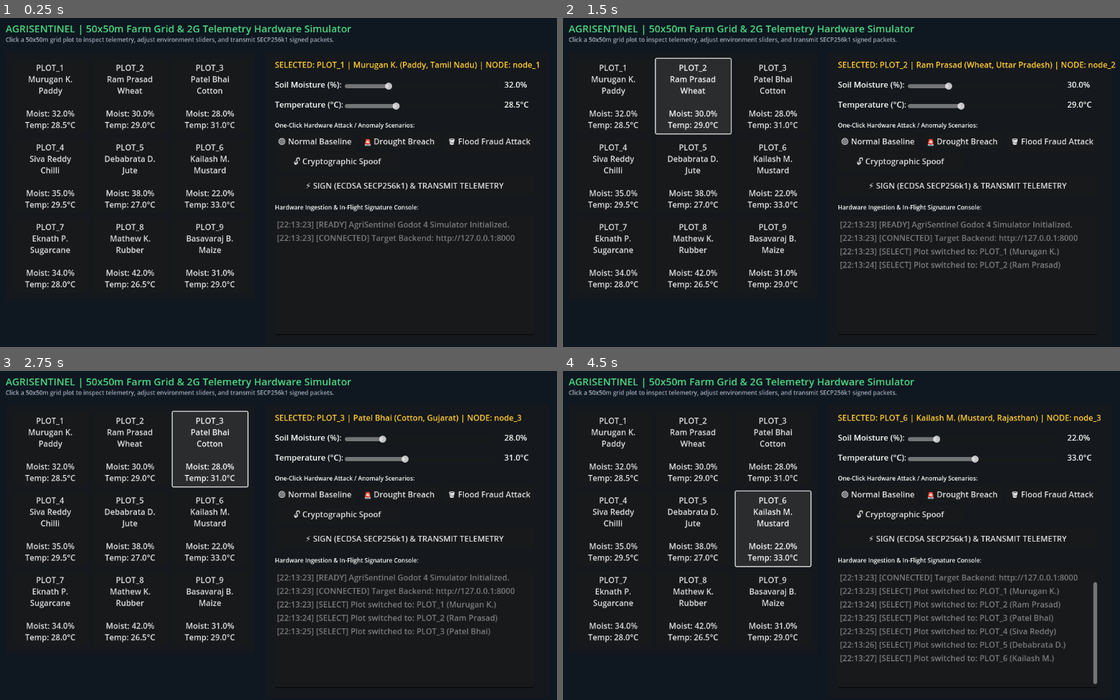
Above: before the commit, frames 1-4 (two rows, left to right).
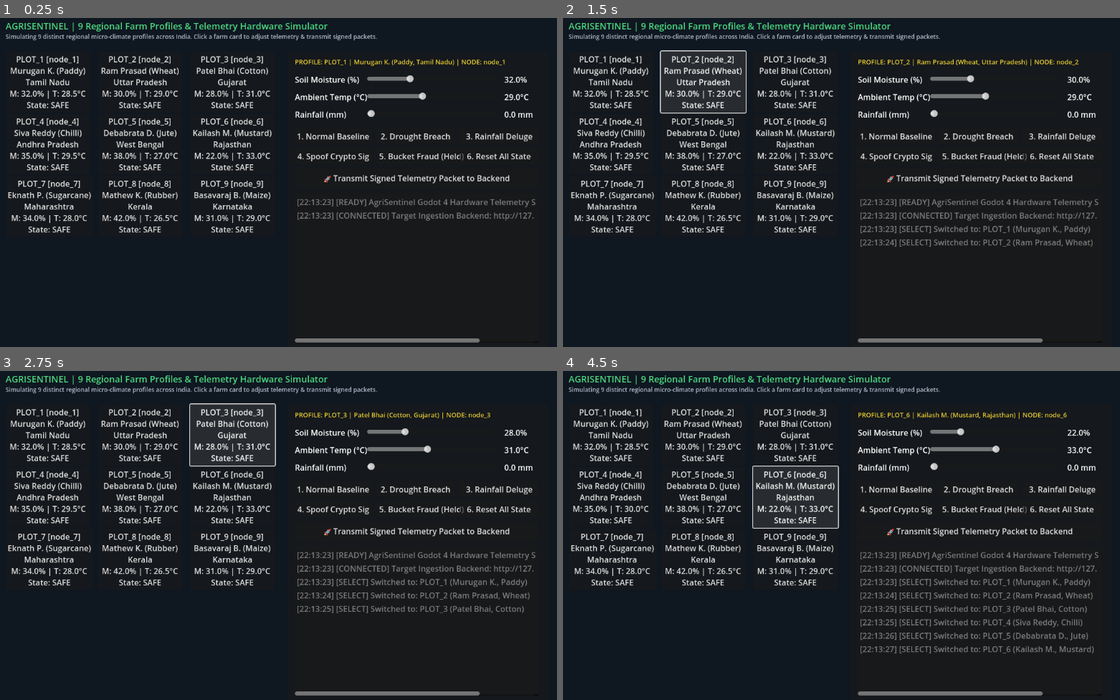
Above: after the commit, the same moments.

Repository: Thishanth-T/Agrisentinel
Game: Godot game, scene res://Main.tscn
Two runs of this game, one before a commit and one after it. Both use one fixed random seed, a clock stepped at 60 frames per second and the inputs below.
Inputs (mouse positions are in pixels of both pictures, inside the frame that each line leads up to):
- Up to frame 1 (0.25 s): no input
- Up to frame 2 (1.5 s): click (613, 80) at 0.5 s, where only the run after the commit has a clickable "PLOT_1 [node_1] Murugan K. (P…"; click (702, 80) at 1.25 s, where only the run after the commit has a clickable "PLOT_2 [node_2] Ram Prasad (W…"
- Up to frame 3 (2.75 s): click (233, 433) at 2 s, where only the run after the commit has a clickable "PLOT_3 [node_3] Patel Bhai (C…"
- Up to frame 4 (4.5 s): click (613, 496) at 2.75 s, where only the run after the commit has a clickable "PLOT_4 [node_4] Siva Reddy (C…"; click (702, 496) at 3.5 s, where only the run after the commit has a clickable "PLOT_5 [node_5] Debabrata D. …"; click (796, 496) at 4.25 s, where only the run after the commit has a clickable "PLOT_6 [node_6] Kailash M. (M…"

The runs differ from the first frame. In frame 1, 16% of the frame differs, in the area x 1-97%, y 1-99%; in frame 2, 18%; in frame 3, 19%; in frame 4, 21%.

Commit message:
Finalize prototype: security fixes, unit tests, config loading, demo scripts, and cleanup of compiled cache files

Diff:
--- a/godot_simulator/Main.gd
+++ b/godot_simulator/Main.gd
@@ -4,49 +4,28 @@
 #
 # INSTRUCTIONS TO RUN IN GODOT 4:
 # ------------------------------------------------------------------------------
-# 1. Open Godot 4 (4.0 / 4.1 / 4.2 / 4.3).
-# 2. In your Project, create a new 2D Scene:
-#    - In the Scene dock on the left, click "2D Scene" (creates a Node2D).
-#    - Rename the root node to "Main" (optional).
-#    - Save the scene (e.g., res://Main.tscn).
-# 3. Attach this script:
-#    - Select the root Node2D.
-#    - In the Inspector, click the Script property -> "Load" -> select this Main.gd.
-# 4. Ensure your AgriSentinel FastAPI backend is running:
-#    - Command: python -m uvicorn backend:app --host 127.0.0.1 --port 8000 --reload
-# 5. Press F6 (Play Current Scene) or F5.
-# 6. Interact with the 50x50m farm grid, adjust sliders, trigger drought payouts,
-#    or test physical tamper and cryptographic spoofing attacks directly from Godot!
+# 1. Open Godot 4.
+# 2. Open project in d:/agri sentinels/godot_simulator (or root project).
+# 3. Press F5 or F6 to run Main.tscn.
+# 4. Interact with the 9 regional farm profiles across India.
+# 5. Test valid telemetry, physical divergence holds, and cryptographic rejection.
 # ==============================================================================
 
 extends Node2D
 
 const BACKEND_URL = "http://127.0.0.1:8000"
 
-# Pre-seeded SECP256k1 keys for simulated nodes
-const NODE_KEYS = {
-	"node_1": {
-		"vk": "04b50c128ff0b1a0f9687e35aa19842f778a4869c9b466184a1d48c0a87a8a25c114e9f7833076ecf258a36021200be649f807be1778c8531ebcd7ff514120ec0e"
-	},
-	"node_2": {
-		"vk": "04936d97e84bf60eb80f08a478cbef2c7a363a033ebf61a153d9e84cc22a571ea0e051c91ffec94978be7b3d30b1bc01d14e9411963f2d2ee5fc30689b6b77df83"
-	},
-	"node_3": {
-		"vk": "0450863ad64a87ae8a2fe83c1af1a8403cb53f53e486d8511dad8a04887e5b23522cd470243453a299fa9e77237716103abc11a1df38855ed6f2ee187e9c582ba6"
-	}
-}
-
-# 3x3 Simulated Grid Data
+# 9 Authoritative Regional Farm Profiles matching the Python backend registry
 var plots = [
 	{"id": "plot_1", "node": "node_1", "name": "Murugan K.", "state": "Tamil Nadu", "crop": "Paddy", "moisture": 32.0, "temp": 28.5, "status": "SAFE"},
 	{"id": "plot_2", "node": "node_2", "name": "Ram Prasad", "state": "Uttar Pradesh", "crop": "Wheat", "moisture": 30.0, "temp": 29.0, "status": "SAFE"},
 	{"id": "plot_3", "node": "node_3", "name": "Patel Bhai", "state": "Gujarat", "crop": "Cotton", "moisture": 28.0, "temp": 31.0, "status": "SAFE"},
-	{"id": "plot_4", "node": "node_1", "name": "Siva Reddy", "state": "Andhra Pradesh", "crop": "Chilli", "moisture": 35.0, "temp": 29.5, "status": "SAFE"},
-	{"id": "plot_5", "node": "node_2", "name": "Debabrata D.", "state": "West Bengal", "crop": "Jute", "moisture": 38.0, "temp": 27.0, "status": "SAFE"},
-	{"id": "plot_6", "node": "node_3", "name": "Kailash M.", "state": "Rajasthan", "crop": "Mustard", "moisture": 22.0, "temp": 33.0, "status": "SAFE"},
-	{"id": "plot_7", "node": "node_1", "name": "Eknath P.", "state": "Maharashtra", "crop": "Sugarcane", "moisture": 34.0, "temp": 28.0, "status": "SAFE"},
-	{"id": "plot_8", "node": "node_2", "name": "Mathew K.", "state": "Kerala", "crop": "Rubber", "moisture": 42.0, "temp": 26.5, "status": "SAFE"},
-	{"id": "plot_9", "node": "node_3", "name": "Basavaraj B.", "state": "Karnataka", "crop": "Maize", "moisture": 31.0, "temp": 29.0, "status": "SAFE"}
+	{"id": "plot_4", "node": "node_4", "name": "Siva Reddy", "state": "Andhra Pradesh", "crop": "Chilli", "moisture": 35.0, "temp": 29.5, "status": "SAFE"},
+	{"id": "plot_5", "node": "node_5", "name": "Debabrata D.", "state": "West Bengal", "crop": "Jute", "moisture": 38.0, "temp": 27.0, "status": "SAFE"},
+	{"id": "plot_6", "node": "node_6", "name": "Kailash M.", "state": "Rajasthan", "crop": "Mustard", "moisture": 22.0, "temp": 33.0, "status": "SAFE"},
+	{"id": "plot_7", "node": "node_7", "name": "Eknath P.", "state": "Maharashtra", "crop": "Sugarcane", "moisture": 34.0, "temp": 28.0, "status": "SAFE"},
+	{"id": "plot_8", "node": "node_8", "name": "Mathew K.", "state": "Kerala", "crop": "Rubber", "moisture": 42.0, "temp": 26.5, "status": "SAFE"},
+	{"id": "plot_9", "node": "node_9", "name": "Basavaraj B.", "state": "Karnataka", "crop": "Maize", "moisture": 31.0, "temp": 29.0, "status": "SAFE"}
 ]
 
 var selected_plot_index: int = 0
@@ -55,24 +34,25 @@
 # HTTP Request Nodes
 var http_signer: HTTPRequest
 var http_sender: HTTPRequest
-
-# UI Nodes
-var ui_container: Control
+var sync_timer: Timer
+
+# UI Elements
 var plot_buttons: Array = []
 var label_selected: Label
 var slider_moisture: HSlider
 var label_moisture_val: Label
 var slider_temp: HSlider
 var label_temp_val: Label
+var slider_rain: HSlider
+var label_rain_val: Label
 var log_text: TextEdit
-var status_pill: Label
 
 func _ready():
 	_setup_http()
 	_build_ui()
 	_update_selected_ui()
-	_log("[READY] AgriSentinel Godot 4 Simulator Initialized.")
-	_log("[CONNECTED] Target Backend: " + BACKEND_URL)
+	_log("[READY] AgriSentinel Godot 4 Hardware Telemetry Simulator Initialized.")
+	_log("[CONNECTED] Target Ingestion Backend: " + BACKEND_URL)
 
 func _setup_http():
 	http_signer = HTTPRequest.new()
@@ -83,159 +63,171 @@
 	add_child(http_sender)
 	http_sender.request_completed.connect(_on_sender_completed)
 
+	sync_timer = Timer.new()
+	sync_timer.wait_time = 3.0
+	sync_timer.autostart = true
+	add_child(sync_timer)
+	sync_timer.timeout.connect(_on_sync_timer)
+
 func _build_ui():
-	# Background Canvas
 	var bg = ColorRect.new()
-	bg.size = Vector2(1150, 700)
+	bg.size = Vector2(1150, 720)
 	bg.color = Color(0.06, 0.09, 0.13, 1.0)
 	add_child(bg)
 
-	ui_container = Control.new()
-	ui_container.size = Vector2(1150, 700)
-	add_child(ui_container)
-
-	# Title Banner
 	var title = Label.new()
-	title.text = "AGRISENTINEL | 50x50m Farm Grid & 2G Telemetry Hardware Simulator"
-	title.position = Vector2(30, 20)
-	title.add_theme_font_size_override("font_size", 20)
+	title.text = "AGRISENTINEL | 9 Regional Farm Profiles & Telemetry Hardware Simulator"
+	title.position = Vector2(30, 16)
+	title.add_theme_font_size_override("font_size", 18)
 	title.add_theme_color_override("font_color", Color(0.3, 0.85, 0.5, 1.0))
-	ui_container.add_child(title)
+	add_child(title)
 
 	var subtitle = Label.new()
-	subtitle.text = "Click a 50x50m grid plot to inspect telemetry, adjust environment sliders, and transmit SECP256k1 signed packets."
-	subtitle.position = Vector2(30, 48)
+	subtitle.text = "Simulating 9 distinct regional micro-climate profiles across India. Click a farm card to adjust telemetry & transmit signed packets."
+	subtitle.position = Vector2(30, 42)
 	subtitle.add_theme_font_size_override("font_size", 12)
-	subtitle.add_theme_color_override("font_color", Color(0.7, 0.75, 0.8, 0.9))
-	ui_container.add_child(subtitle)
-
-	# 3x3 Farm Grid Container
-	var grid_panel = Panel.new()
-	grid_panel.position = Vector2(30, 80)
-	grid_panel.size = Vector2(500, 500)
-	ui_container.add_child(grid_panel)
-
+	subtitle.add_theme_color_override("font_color", Color(0.7, 0.75, 0.8, 1.0))
+	add_child(subtitle)
+
+	# 3x3 Grid of Farm Profile Buttons
 	for i in range(plots.size()):
-		var p = plots[i]
 		var col = i % 3
-		var row = i / 3
+		var row = int(i / 3)
 		var btn = Button.new()
-		btn.position = Vector2(15 + col * 160, 15 + row * 160)
-		btn.size = Vector2(150, 150)
-		btn.text = "%s\n%s\n%s\n\nMoist: %.1f%%\nTemp: %.1f°C" % [p["id"].to_upper(), p["name"], p["crop"], p["moisture"], p["temp"]]
-		btn.alignment = HORIZONTAL_ALIGNMENT_CENTER
-		var idx = i
-		btn.pressed.connect(func(): _on_plot_clicked(idx))
-		grid_panel.add_child(btn)
+		btn.size = Vector2(170, 115)
+		btn.position = Vector2(30 + col * 185, 80 + row * 125)
+		btn.pressed.connect(_on_plot_clicked.bind(i))
+		add_child(btn)
 		plot_buttons.append(btn)
-
-	# Right Controls Panel
+		_refresh_plot_button(i)
+
+	# Right-hand Control Panel
 	var ctrl_panel = Panel.new()
-	ctrl_panel.position = Vector2(550, 80)
-	ctrl_panel.size = Vector2(570, 590)
-	ui_container.add_child(ctrl_panel)
+	ctrl_panel.position = Vector2(595, 80)
+	ctrl_panel.size = Vector2(525, 600)
+	add_child(ctrl_panel)
 
 	label_selected = Label.new()
-	label_selected.position = Vector2(20, 15)
-	label_selected.add_theme_font_size_override("font_size", 16)
-	label_selected.add_theme_color_override("font_color", Color(1.0, 0.8, 0.2, 1.0))
+	label_selected.position = Vector2(15, 12)
+	label_selected.add_theme_font_size_override("font_size", 13)
+	label_selected.add_theme_color_override("font_color", Color(0.9, 0.8, 0.2, 1.0))
 	ctrl_panel.add_child(label_selected)
 
-	# Moisture Controls
-	var lbl_m = Label.new()
-	lbl_m.text = "Soil Moisture (%):"
-	lbl_m.position = Vector2(20, 55)
-	ctrl_panel.add_child(lbl_m)
+	# Moisture Slider
+	var l_moist = Label.new()
+	l_moist.text = "Soil Moisture (%)"
+	l_moist.position = Vector2(15, 45)
+	ctrl_panel.add_child(l_moist)
 
 	slider_moisture = HSlider.new()
-	slider_moisture.position = Vector2(160, 60)
-	slider_moisture.size = Vector2(300, 20)
-	slider_moisture.min_value = 5.0
+	slider_moisture.position = Vector2(160, 45)
+	slider_moisture.size = Vector2(260, 20)
+	slider_moisture.min_value = 0.0
 	slider_moisture.max_value = 100.0
-	slider_moisture.step = 0.5
 	slider_moisture.value = 32.0
 	slider_moisture.value_changed.connect(_on_moisture_changed)
 	ctrl_panel.add_child(slider_moisture)
 
 	label_moisture_val = Label.new()
+	label_moisture_val.position = Vector2(435, 45)
 	label_moisture_val.text = "32.0%"
-	label_moisture_val.position = Vector2(480, 55)
 	ctrl_panel.add_child(label_moisture_val)
 
-	# Temperature Controls
-	var lbl_t = Label.new()
-	lbl_t.text = "Temperature (°C):"
-	lbl_t.position = Vector2(20, 95)
-	ctrl_panel.add_child(lbl_t)
+	# Temperature Slider
+	var l_temp = Label.new()
+	l_temp.text = "Ambient Temp (°C)"
+	l_temp.position = Vector2(15, 80)
+	ctrl_panel.add_child(l_temp)
 
 	slider_temp = HSlider.new()
-	slider_temp.position = Vector2(160, 100)
-	slider_temp.size = Vector2(300, 20)
-	slider_temp.min_value = 15.0
+	slider_temp.position = Vector2(160, 80)
+	slider_temp.size = Vector2(260, 20)
+	slider_temp.min_value = 10.0
 	slider_temp.max_value = 55.0
-	slider_temp.step = 0.5
 	slider_temp.value = 28.5
 	slider_temp.value_changed.connect(_on_temp_changed)
 	ctrl_panel.add_child(slider_temp)
 
 	label_temp_val = Label.new()
+	label_temp_val.position = Vector2(435, 80)
 	label_temp_val.text = "28.5°C"
-	label_temp_val.position = Vector2(480, 95)
 	ctrl_panel.add_child(label_temp_val)
 
-	# Scenario Buttons Row
-	var scn_lbl = Label.new()
-	scn_lbl.text = "One-Click Hardware Attack / Anomaly Scenarios:"
-	scn_lbl.position = Vector2(20, 140)
-	scn_lbl.add_theme_font_size_override("font_size", 12)
-	ctrl_panel.add_child(scn_lbl)
-
+	# Rainfall Slider
+	var l_rain = Label.new()
+	l_rain.text = "Rainfall (mm)"
+	l_rain.position = Vector2(15, 115)
+	ctrl_panel.add_child(l_rain)
+
+	slider_rain = HSlider.new()
+	slider_rain.position = Vector2(160, 115)
+	slider_rain.size = Vector2(260, 20)
+	slider_rain.min_value = 0.0
+	slider_rain.max_value = 150.0
+	slider_rain.value = 0.0
+	slider_rain.value_changed.connect(_on_rain_changed)
+	ctrl_panel.add_child(slider_rain)
+
+	label_rain_val = Label.new()
+	label_rain_val.position = Vector2(435, 115)
+	label_rain_val.text = "0.0 mm"
+	ctrl_panel.add_child(label_rain_val)
+
+	# Preset Test Scenario Buttons
 	var btn_normal = Button.new()
-	btn_normal.text = "🟢 Normal Baseline"
-	btn_normal.position = Vector2(20, 165)
-	btn_normal.size = Vector2(160, 32)
-	btn_normal.pressed.connect(func(): _load_scenario(32.0, 28.5, false))
+	btn_normal.text = "1. Normal Baseline"
+	btn_normal.position = Vector2(15, 155)
+	btn_normal.size = Vector2(155, 30)
+	btn_normal.pressed.connect(_load_scenario.bind(32.0, 28.5, 0.0, false))
 	ctrl_panel.add_child(btn_normal)
 
 	var btn_drought = Button.new()
-	btn_drought.text = "🚨 Drought Breach"
-	btn_drought.position = Vector2(190, 165)
-	btn_drought.size = Vector2(160, 32)
-	btn_drought.pressed.connect(func(): _load_scenario(11.5, 43.5, false))
+	btn_drought.text = "2. Drought Breach"
+	btn_drought.position = Vector2(180, 155)
+	btn_drought.size = Vector2(155, 30)
+	btn_drought.pressed.connect(_load_scenario.bind(12.0, 42.0, 0.0, false))
 	ctrl_panel.add_child(btn_drought)
 
-	var btn_tamper = Button.new()
-	btn_tamper.text = "🪣 Flood Fraud Attack"
-	btn_tamper.position = Vector2(360, 165)
-	btn_tamper.size = Vector2(180, 32)
-	btn_tamper.pressed.connect(func(): _load_scenario(96.0, 27.0, false))
-	ctrl_panel.add_child(btn_tamper)
-
-	var btn_spoof = Button.new()
-	btn_spoof.text = "🔓 Cryptographic Spoof"
-	btn_spoof.position = Vector2(20, 205)
-	btn_spoof.size = Vector2(250, 32)
-	btn_spoof.pressed.connect(func(): _load_scenario(8.0, 48.0, true))
-	ctrl_panel.add_child(btn_spoof)
+	var btn_deluge = Button.new()
+	btn_deluge.text = "3. Rainfall Deluge"
+	btn_deluge.position = Vector2(345, 155)
+	btn_deluge.size = Vector2(160, 30)
+	btn_deluge.pressed.connect(_load_scenario.bind(85.0, 24.0, 85.0, false))
+	ctrl_panel.add_child(btn_deluge)
+
+	var btn_tamper_crypto = Button.new()
+	btn_tamper_crypto.text = "4. Spoof Crypto Sig"
+	btn_tamper_crypto.position = Vector2(15, 195)
+	btn_tamper_crypto.size = Vector2(155, 30)
+	btn_tamper_crypto.pressed.connect(_load_scenario.bind(11.5, 41.0, 0.0, true))
+	ctrl_panel.add_child(btn_tamper_crypto)
+
+	var btn_tamper_bucket = Button.new()
+	btn_tamper_bucket.text = "5. Bucket Fraud (Held)"
+	btn_tamper_bucket.position = Vector2(180, 195)
+	btn_tamper_bucket.size = Vector2(155, 30)
+	btn_tamper_bucket.pressed.connect(_load_scenario.bind(92.0, 31.0, 0.0, false))
+	ctrl_panel.add_child(btn_tamper_bucket)
+
+	var btn_reset_demo = Button.new()
+	btn_reset_demo.text = "6. Reset All State"
+	btn_reset_demo.position = Vector2(345, 195)
+	btn_reset_demo.size = Vector2(160, 30)
+	btn_reset_demo.pressed.connect(_on_reset_pressed)
+	ctrl_panel.add_child(btn_reset_demo)
 
 	# Transmit Button
 	var btn_send = Button.new()
-	btn_send.text = "⚡ SIGN (ECDSA SECP256k1) & TRANSMIT TELEMETRY"
-	btn_send.position = Vector2(20, 250)
-	btn_send.size = Vector2(520, 40)
+	btn_send.text = "🚀 Transmit Signed Telemetry Packet to Backend"
+	btn_send.position = Vector2(15, 235)
+	btn_send.size = Vector2(490, 40)
 	btn_send.pressed.connect(_on_send_pressed)
 	ctrl_panel.add_child(btn_send)
 
-	# Real-Time Event Log Console
-	var lbl_log = Label.new()
-	lbl_log.text = "Hardware Ingestion & In-Flight Signature Console:"
-	lbl_log.position = Vector2(20, 305)
-	lbl_log.add_theme_font_size_override("font_size", 12)
-	ctrl_panel.add_child(lbl_log)
-
+	# Live Execution Console
 	log_text = TextEdit.new()
-	log_text.position = Vector2(20, 330)
-	log_text.size = Vector2(520, 240)
+	log_text.position = Vector2(15, 285)
+	log_text.size = Vector2(490, 300)
 	log_text.editable = false
 	ctrl_panel.add_child(log_text)
 
@@ -244,15 +236,17 @@
 	var p = plots[idx]
 	slider_moisture.value = p["moisture"]
 	slider_temp.value = p["temp"]
+	slider_rain.value = 0.0
 	spoof_signature_active = false
 	_update_selected_ui()
-	_log("[SELECT] Plot switched to: " + p["id"].to_upper() + " (" + p["name"] + ")")
+	_log("[SELECT] Switched to: " + p["id"].to_upper() + " (" + p["name"] + ", " + p["crop"] + ")")
 
 func _update_selected_ui():
 	var p = plots[selected_plot_index]
-	label_selected.text = "SELECTED: %s | %s (%s, %s) | NODE: %s" % [p["id"].to_upper(), p["name"], p["crop"], p["state"], p["node"]]
+	label_selected.text = "PROFILE: %s | %s (%s, %s) | NODE: %s" % [p["id"].to_upper(), p["name"], p["crop"], p["state"], p["node"]]
 	label_moisture_val.text = "%.1f%%" % slider_moisture.value
 	label_temp_val.text = "%.1f°C" % slider_temp.value
+	label_rain_val.text = "%.1f mm" % slider_rain.value
 
 func _on_moisture_changed(val: float):
 	plots[selected_plot_index]["moisture"] = val
@@ -264,39 +258,69 @@
 	label_temp_val.text = "%.1f°C" % val
 	_refresh_plot_button(selected_plot_index)
 
+func _on_rain_changed(val: float):
+	label_rain_val.text = "%.1f mm" % val
+
 func _refresh_plot_button(idx: int):
 	var p = plots[idx]
-	plot_buttons[idx].text = "%s\n%s\n%s\n\nMoist: %.1f%%\nTemp: %.1f°C" % [p["id"].to_upper(), p["name"], p["crop"], p["moisture"], p["temp"]]
-
-func _load_scenario(moist: float, temp: float, spoof: bool):
+	plot_buttons[idx].text = "%s [%s]\n%s (%s)\n%s\nM: %.1f%% | T: %.1f°C\nState: %s" % [
+		p["id"].to_upper(), p["node"], p["name"], p["crop"], p["state"], p["moisture"], p["temp"], p["status"]
+	]
+
+func _load_scenario(moist: float, temp: float, rain: float, spoof: bool):
 	slider_moisture.value = moist
 	slider_temp.value = temp
+	slider_rain.value = rain
 	spoof_signature_active = spoof
 	plots[selected_plot_index]["moisture"] = moist
 	plots[selected_plot_index]["temp"] = temp
 	_refresh_plot_button(selected_plot_index)
 	if spoof:
-		_log("[SCENARIO] Corrupted ECDSA signature armed. System will test rejection.")
+		_log("[ARMED] Corrupted ECDSA signature payload armed. Test HTTP 403 defense.")
+	elif rain >= 70.0:
+		_log("[ARMED] Heavy precipitation deluge breach scenario armed.")
 	elif moist > 85.0:
-		_log("[SCENARIO] Water-bucket tamper armed. Submerged sensor simulation.")
+		_log("[ARMED] Bucket immersion anomaly armed. Expect meteorological hold.")
 	elif moist < 15.0:
-		_log("[SCENARIO] Extreme drought armed. Payout test ready.")
+		_log("[ARMED] Soil drought parametric breach scenario armed.")
 	else:
-		_log("[SCENARIO] Normal agronomic baseline restored.")
+		_log("[ARMED] Nominal agronomic baseline armed.")
+
+func _on_reset_pressed():
+	_log("[RESET] Requesting full backend state reset...")
+	var http_reset = HTTPRequest.new()
+	add_child(http_reset)
+	http_reset.request_completed.connect(func(_res, code, _h, _b):
+		if code == 200:
+			_log("✅ Backend demo ledger and replay cache successfully reset.")
+			for p in plots:
+				p["status"] = "SAFE"
+				p["moisture"] = 32.0
+				p["temp"] = 28.5
+			slider_moisture.value = 32.0
+			slider_temp.value = 28.5
+			slider_rain.value = 0.0
+			spoof_signature_active = false
+			for i in range(plots.size()):
+				_refresh_plot_button(i)
+		http_reset.queue_free()
+	)
+	var headers = ["Content-Type: application/json"]
+	http_reset.request(BACKEND_URL + "/api/policies/reset", headers, HTTPClient.METHOD_POST, "{}")
 
 func _on_send_pressed():
 	var p = plots[selected_plot_index]
 	_log("\n--- TRANSMITTING TELEMETRY ---")
-	_log("[SIGNER] Requesting ECDSA SECP256k1 signature for node: " + p["node"])
+	_log("[STEP 1] Generating telemetry for " + p["id"] + " (" + p["node"] + ")")
 
 	var telemetry_data = {
 		"plot_id": p["id"],
 		"timestamp": Time.get_unix_time_from_system(),
 		"temperature": slider_temp.value,
-		"humidity": 35.0,
+		"humidity": 45.0,
 		"pressure": 1012.0,
 		"soil_moisture": slider_moisture.value,
-		"rainfall_mm": 0.0
+		"rainfall_mm": slider_rain.value
 	}
 
 	var sign_payload = {
@@ -306,29 +330,24 @@
 
 	var headers = ["Content-Type: application/json"]
 	var body = JSON.stringify(sign_payload)
-	var err = http_signer.request(BACKEND_URL + "/api/crypto/sign", headers, HTTPClient.METHOD_POST, body)
-	if err != OK:
-		_log("[ERROR] Signer request failed to launch. Code: " + str(err))
+	http_signer.request(BACKEND_URL + "/api/simulator/sign", headers, HTTPClient.METHOD_POST, body)
 
 func _on_signer_completed(_result: int, response_code: int, _headers: PackedStringArray, body: PackedByteArray):
 	if response_code != 200:
-		_log("[ERROR] Signing endpoint returned code: " + str(response_code))
+		_log("[ERROR] Signing endpoint returned: " + str(response_code))
 		return
 
-	var parse_result = JSON.parse_string(body.get_string_from_utf8())
-	if parse_result == null:
-		_log("[ERROR] Failed to parse signed packet JSON.")
+	var packet = JSON.parse_string(body.get_string_from_utf8())
+	if packet == null:
+		_log("[ERROR] Could not parse signer response.")
 		return
 
-	var packet = parse_result
-
 	if spoof_signature_active:
-		# Corrupt signature to test rejection
 		var orig_sig = packet.get("signature", "")
 		packet["signature"] = orig_sig.substr(0, orig_sig.length() - 8) + "0000dead"
-		_log("[TAMPER] Injected corrupted ECDSA signature: ...dead")
-
-	_log("[CRYPTO] Signature verified. Dispatching to POST /api/telemetry")
+		_log("[TAMPER] Injected corrupted ECDSA SECP256k1 signature bytes.")
+
+	_log("[STEP 2] Dispatching to Ingestion Gateway: POST /api/telemetry")
 	var headers = ["Content-Type: application/json"]
 	var body_json = JSON.stringify(packet)
 	http_sender.request(BACKEND_URL + "/api/telemetry", headers, HTTPClient.METHOD_POST, body_json)
@@ -339,22 +358,47 @@
 
 	if response_code == 200:
 		var status = json_data.get("status", "")
-		if status == "HELD_FOR_AUDIT":
-			_log("🛑 [AUDIT FREEZE] Satellite Remote Sensing Mismatch!")
-			_log("   Reason: Potential bucket-submersion tamper detected.")
+		if status == "HELD_FOR_FIELD_INSPECTION":
+			_log("🛑 [AUDIT FLAGGED] Physical Divergence Detected!")
+			_log("   Notice: On-plot reading diverges from reference station. Held for field inspection.")
+			plots[selected_plot_index]["status"] = "HELD"
 		else:
-			_log("✅ [HTTP 200] Telemetry Accepted & Cryptographically Verified.")
+			_log("✅ [HTTP 200] Telemetry Accepted & SECP256k1 Signature Verified.")
 			var ev = json_data.get("evaluation", {})
 			if ev.get("triggered", false):
-				_log("🎉 [PAYOUT TRIGGERED] Amount: Rs. " + str(ev.get("payout_amount", 0)))
-				_log("📞 [VOICE DISPATCH] 2G Outbound call queued to farmer.")
+				_log("🎉 [PARAMETRIC BREACH] Claim Intent Generated: Rs. " + str(ev.get("payout_amount", 0)))
+				_log("   Settlement Status: SIMULATED (Underwriter Banking Gateway Not Connected)")
+				plots[selected_plot_index]["status"] = "BREACH"
 			else:
-				_log("🌾 [NORMAL] Parameters within policy thresholds.")
+				_log("🌾 [NOMINAL] Measurements within policy safety thresholds.")
+				plots[selected_plot_index]["status"] = "SAFE"
+		_refresh_plot_button(selected_plot_index)
 	elif response_code == 403:
-		_log("🛡️ [HTTP 403 FORBIDDEN] Cryptographic Signature Rejected!")
-		_log("   Defense Engine: Blocked tampered / spoofed packet.")
+		_log("🛡️ [HTTP 403 FORBIDDEN] Security Gateway Blocked Packet!")
+		if json_data != null and json_data.has("detail"):
+			var detail = json_data["detail"]
+			_log("   Reason: " + str(detail.get("message", "Cryptographic signature validation failure")))
+		plots[selected_plot_index]["status"] = "REJECTED"
+		_refresh_plot_button(selected_plot_index)
 	else:
 		_log("[HTTP " + str(response_code) + "] " + resp_str)
+
+func _on_sync_timer():
+	var http_sync = HTTPRequest.new()
+	add_child(http_sync)
+	http_sync.request_completed.connect(func(_res, code, _h, body):
+		if code == 200:
+			var data = JSON.parse_string(body.get_string_from_utf8())
+			if data != null and data.has("grid"):
+				for item in data["grid"]:
+					for p in plots:
+						if p["id"] == item.get("plot_id"):
+							p["status"] = item.get("status", p["status"])
+							_refresh_plot_button(plots.find(p))
+		http_sync.queue_free()
+	)
+	var headers = ["Accept: application/json"]
+	http_sync.request(BACKEND_URL + "/api/grid", headers, HTTPClient.METHOD_GET)
 
 func _log(msg: String):
 	var time_str = Time.get_time_string_from_system()
Not shown, added: .env.example
Not shown, changed: Agrisentinel/.gitignore
Not shown, changed: Agrisentinel/advisor_service.py
Not shown, changed: Agrisentinel/backend.py
Not shown, changed: Agrisentinel/crypto_engine.py
Not shown, changed: Agrisentinel/crypto_service.py
Not shown, changed: Agrisentinel/dashboard.py
Not shown, changed: Agrisentinel/device_simulator.py
Not shown, changed: Agrisentinel/insurance_engine.py
Not shown, changed: Agrisentinel/satellite_verifier.py
Not shown, changed: Agrisentinel/start_agrisentinel.bat
Not shown, changed: Agrisentinel/telecom_service.py
(and 5 more such lines)
